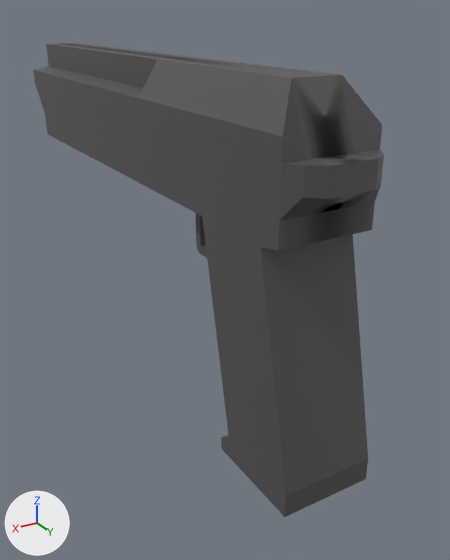
Renders of the FBX model Assets/Models/Deagle.fbx from each side of a commit.
One viewpoint serves both versions: a camera (50 mm lens) standing at (0.196, 0.242, 0.258) and looking at (-0.027, -0.13, 0.072). The lights are fixed; the arrows at lower left show +X, +Y and +Z. Where no turn or scale is listed for an object, it has been applied to the vertices.

Names of what the first picture shows: 'Deagle', 'Slide'.
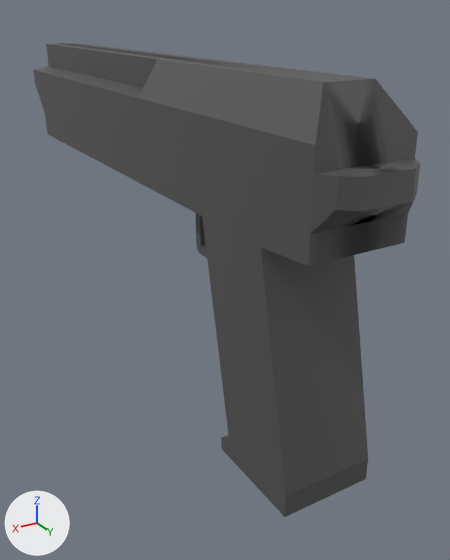
What differs and where, as boxes [x1, y1, x2, y2] in the pictures (450 x 560 px; the box of a moved part takes in the faces that stretch with it):
'Deagle', reshaped (10% wider)
    before: [45, 115, 375, 517]
    after: [45, 115, 408, 517]
'Slide', reshaped (10% wider, 7% taller)
    before: [33, 43, 384, 221]
    after: [33, 43, 420, 234]
part 1 of me_slide_001, moved or reshaped
    before: [278, 74, 384, 221]
    after: [278, 74, 420, 234]
part 2 of me_deagle_001, moved or reshaped
    before: [261, 202, 375, 251]
    after: [261, 213, 408, 266]

What the commit changed:
me_deagle_001 has 91 vertices, 84 faces and spans x -0.03..0.03, y -0.372..0.03, z 0.0..0.195.
me_deagle_001 is used by ob_deagle; location (0.0, 0.0, 0.0).
me_deagle_001 part 2: all 11 vertices in x -0.03..0.03, y 0.015, z 0.153..0.195 are moved by (0.0, 0.023, 0.0).
me_slide_001 has 57 vertices, 61 faces and spans x -0.03..0.03, y -0.39..0.03, z 0.168..0.23.
me_slide_001 is used by ob_slide; location (0.0, 0.0, 0.0).
me_slide_001 part 1: all 25 vertices in x -0.03..0.03, y 0.0..0.03, z 0.168..0.23 are moved by (0.0, 0.023, 0.0).
